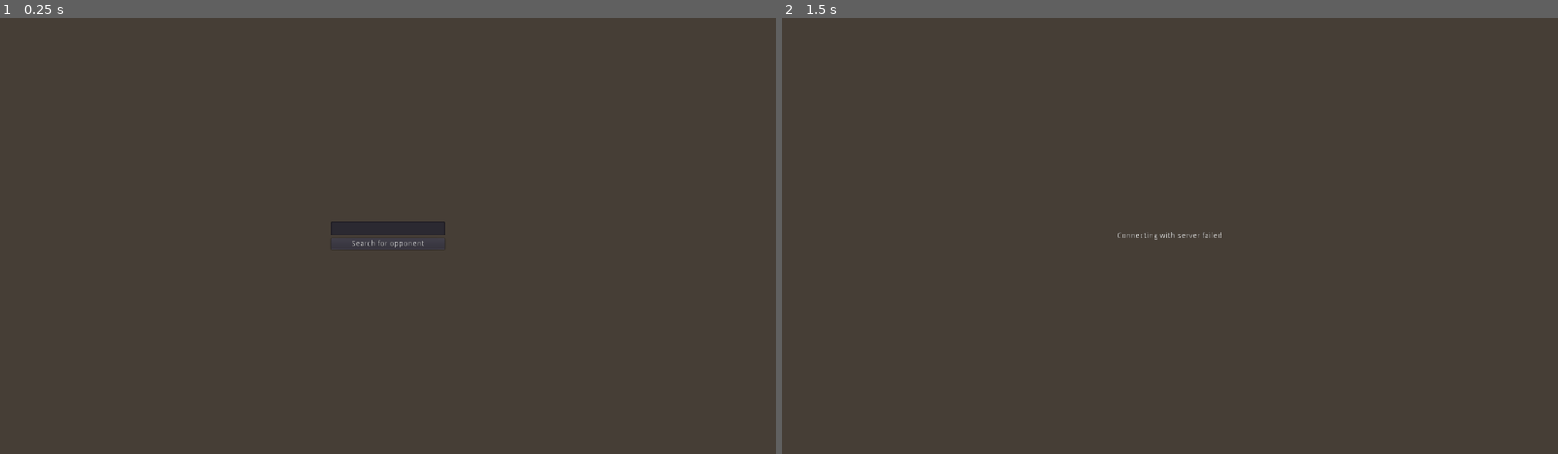
Above: before the commit, frames 1-2 (left to right).
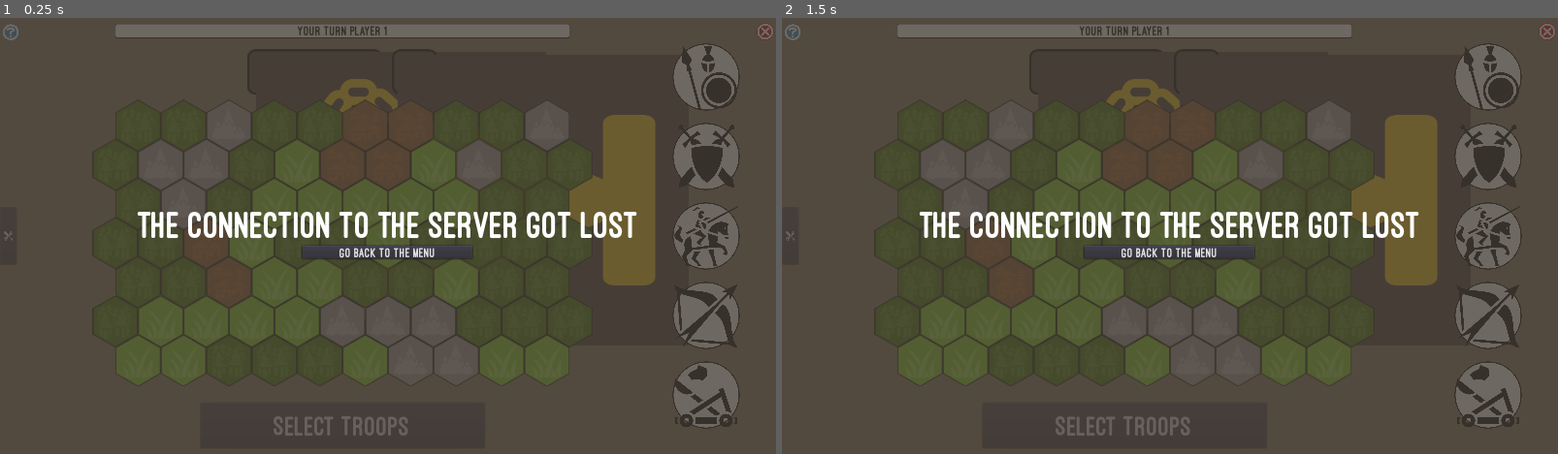
Above: after the commit, the same moments.

Repository: knobliibrot/the_battle_client
Game: Godot game, scene res://classes/scenes/MultiplayerGameScene.tscn
Two runs of this game, one before a commit and one after it. Both use one fixed random seed, a clock stepped at 60 frames per second and the inputs below. This scene is started directly instead of the project's main scene.
Inputs (mouse positions are in pixels of both pictures, inside the frame that each line leads up to):
- Up to frame 1 (0.25 s): no input
- Up to frame 2 (1.5 s): click (1170, 244) at 0.5 s, where only the run before the commit has a clickable "Search for opponent"; tap Enter at 1.25 s

The runs differ from the first frame. In frame 1, 21% of the frame differs, in the area x 0-100%, y 1-96%; in frame 2, 21%.

Commit message:
Disconnecting stuff

Diff:
--- a/classes/game/view/Playground.gd
+++ b/classes/game/view/Playground.gd
@@ -3,6 +3,7 @@
 class_name Playground
 
 signal gui_ready
+signal stop_opponent_search
 
 const MESSAGE_CONTAINER = preload("res://classes/game/view/boxes/MessageContainer.tscn")
 const CASTLE_SCENE = preload("res://classes/game/model/fields/CastleField.tscn")
@@ -127,13 +128,16 @@
 	$UI/CloseButton.visible = false
 	$UI/GiveUpButton.visible = true
 
-func show_game_over_overlay(game_won: bool) -> void:
+func show_game_over_overlay(game_won: bool, connection_broke: bool = false) -> void:
 	$CentredGame/Overlay/GameoverWindow.visible = true
 	$CentredGame/Overlay/GameoverBackground.visible = true
-	if game_won:
-		$CentredGame/Overlay/GameoverWindow/CenterContainer/VBoxContainer/Label.text = "You won!!!"
+	if connection_broke:
+		$CentredGame/Overlay/GameoverWindow/CenterContainer/VBoxContainer/Label.text = "The connection to the server got lost"
 	else:
-		$CentredGame/Overlay/GameoverWindow/CenterContainer/VBoxContainer/Label.text = "Game Over!!!"
+		if game_won:
+			$CentredGame/Overlay/GameoverWindow/CenterContainer/VBoxContainer/Label.text = "You won!!!"
+		else:
+			$CentredGame/Overlay/GameoverWindow/CenterContainer/VBoxContainer/Label.text = "Game Over!!!"
 
 # Pause the time and instance the Settings Window
 func _on_SettingsButton_pressed() -> void:
@@ -179,3 +183,6 @@
 
 func _on_InfoButton_pressed():
 	$CentredGame/Overlay/TroopinfoWindow.set_visible(true)
+
+func _on_StopSearchButton_pressed():
+	emit_signal("stop_opponent_search")
--- a/classes/network/Client.gd
+++ b/classes/network/Client.gd
@@ -5,6 +5,7 @@
 signal connected
 signal connection_failed
 signal response_received
+signal connection_closed
 
 # The URL we will connect to
 export var websocket_url: String
@@ -18,6 +19,7 @@
 	_client.connect("connection_closed", self, "_closed")
 	_client.connect("connection_error", self, "_closed")
 	_client.connect("connection_established", self, "_connected")
+	_client.connect("server_close_request", self, "_close_requested")
 	# This signal is emitted when not using the Multiplayer API every time
 	# a full packet is received.
 	# Alternatively, you could check get_peer(1).get_available_packets() in a loop.
@@ -52,11 +54,15 @@
 	else:
 		print("ok")
 
+func _close_requested(code: int, reason: String) -> void:
+	print("Server requested close with Code: %d and Reason: %s" % [code, reason])
+
 func _closed(was_clean = false):
 	# was_clean will tell you if the disconnection was correctly notified
 	# by the remote peer before closing the socket.
 	print("Closed, clean: ", was_clean)
 	set_process(false)
+	emit_signal("connection_closed")
 
 func _connected(proto = ""):
 	# This is called on connection, "proto" will be the selected WebSocket
@@ -84,3 +90,6 @@
 
 func send_request(pkg: Dictionary) -> void:
 	_client.get_peer(1).put_packet(to_json(pkg).to_utf8())
+
+func close_connection(reason: String) -> void:
+	_client.disconnect_from_host(1000, reason)
--- a/classes/scenes/MultiplayerGameScene.gd
+++ b/classes/scenes/MultiplayerGameScene.gd
@@ -9,11 +9,10 @@
 var username_selected: bool = false
 var initial_turn_finished: bool = false
 var opponent_initial_turn_finished: bool = false
+var game_over: bool = false
+var close_multiplayer: bool = false
 
 func _ready():
-	$Client.connect("connected", self, "_on_Client_connected")
-	$Client.connect("connection_failed", self, "_on_Client_connection_failed")
-	$Client.connect("response_received", self, "_on_Client_response_received")
 	$Content/Playground/Gamelogic.is_multiplayer = true
 	$Content/Playground.change_close_to_give_up_button()
 	# TODO delete direct calls in SearchScreen and Playground keep Controller and View seperated
@@ -21,6 +20,7 @@
 	$Client.start_connection()
 
 func _on_SearchButton_pressed():
+	# TODO not clean
 	self.user.player_name = $SearchScreen/Content/UsernameBox/Input.text
 	$SearchScreen/Content/UsernameBox.visible = false
 	$SearchScreen/Content/StatusBox.visible = true
@@ -54,6 +54,22 @@
 		self.call(pkg[InterfaceKeys.ID], pkg)
 	else:
 		print("Response id doesn't exist " + pkg[InterfaceKeys.ID])
+
+func _on_Client_connection_closed():
+	if self.close_multiplayer:
+		emit_signal("ready_to_close")
+	else:
+		if !self.game_over:
+			print("Something with the server went wrong")
+			$SearchScreen.visible = false
+			$Content/Playground.show_game_over_overlay(false, true)
+
+func _on_Playground_stop_opponent_search():
+	if self.connected:
+		self.close_multiplayer = true
+		$Client.close_connection("Multiplayer closed")
+	else:
+		emit_signal("ready_to_close")
 
 func opponent_found(pkg: Dictionary) -> void:
 	$SearchScreen/Content/StatusBox/Label.text = SearchOpponentState.OPPONENT_FOUND
@@ -170,18 +186,22 @@
 	print("movement made")
 
 func _on_Gamelogic_give_up():
+	self.game_over = true
 	var new_pkg = Interface.give_up
 	send_request(ServiceNames.GIVE_UP, new_pkg)
 
 func give_up(pkg: Dictionary) -> void:
+	self.game_over = true
 	$Content/Playground/Gamelogic.opponent_gave_up()
 
 func _on_Gamelogic_game_over(player: Player):
+	self.game_over = true
 	var new_pkg = Interface.game_over
 	new_pkg[InterfaceKeys.DATA][InterfaceKeys.PLAYER] = player.player_name
 	send_request(ServiceNames.GAME_OVER, new_pkg)
 
 func game_over(pkg: Dictionary) -> void:
+	self.game_over = true
 	$Content/Playground/Gamelogic.game_over()
 
 func _on_Gamelogic_game_finished():
--- a/classes/scenes/MultiplayerGameScene.tscn
+++ b/classes/scenes/MultiplayerGameScene.tscn
@@ -1,14 +1,25 @@
-[gd_scene load_steps=4 format=2]
+[gd_scene load_steps=5 format=2]
 
 [ext_resource path="res://classes/scenes/GameScene.tscn" type="PackedScene" id=1]
 [ext_resource path="res://classes/scenes/MultiplayerGameScene.gd" type="Script" id=2]
 [ext_resource path="res://classes/network/Client.gd" type="Script" id=3]
+[ext_resource path="res://artifacts/graphics/gui/buttons/cancel.svg" type="Texture" id=4]
 
 [node name="MultiplayerGameScene" instance=ExtResource( 1 )]
 script = ExtResource( 2 )
 
 [node name="Content" parent="." index="1"]
 visible = false
+
+[node name="CloseButton" parent="Content/Playground/UI" index="1"]
+anchor_left = 1.0
+anchor_top = 0.0
+anchor_right = 1.0
+anchor_bottom = 0.0
+margin_left = -30.0
+margin_top = 0.0
+margin_right = 0.0
+margin_bottom = 30.0
 
 [node name="SearchScreen" type="Control" parent="." index="2"]
 anchor_right = 1.0
@@ -25,7 +36,19 @@
 "_edit_use_anchors_": false
 }
 
-[node name="Content" type="MarginContainer" parent="SearchScreen" index="1"]
+[node name="StopSearchButton" type="TextureButton" parent="SearchScreen" index="1"]
+anchor_left = 1.0
+anchor_right = 1.0
+margin_left = -40.0
+margin_top = 10.0
+margin_right = -10.0
+margin_bottom = 40.0
+texture_normal = ExtResource( 4 )
+__meta__ = {
+"_edit_use_anchors_": false
+}
+
+[node name="Content" type="MarginContainer" parent="SearchScreen" index="2"]
 anchor_left = 0.5
 anchor_top = 0.5
 anchor_right = 0.5
@@ -79,4 +102,11 @@
 
 [node name="Client" type="Node" parent="." index="3"]
 script = ExtResource( 3 )
+
+[connection signal="stop_opponent_search" from="Content/Playground" to="." method="_on_Playground_stop_opponent_search"]
+[connection signal="pressed" from="SearchScreen/StopSearchButton" to="Content/Playground" method="_on_StopSearchButton_pressed"]
 [connection signal="pressed" from="SearchScreen/Content/UsernameBox/SearchButton" to="." method="_on_SearchButton_pressed"]
+[connection signal="connected" from="Client" to="." method="_on_Client_connected"]
+[connection signal="connection_closed" from="Client" to="." method="_on_Client_connection_closed"]
+[connection signal="connection_failed" from="Client" to="." method="_on_Client_connection_failed"]
+[connection signal="response_received" from="Client" to="." method="_on_Client_response_received"]
